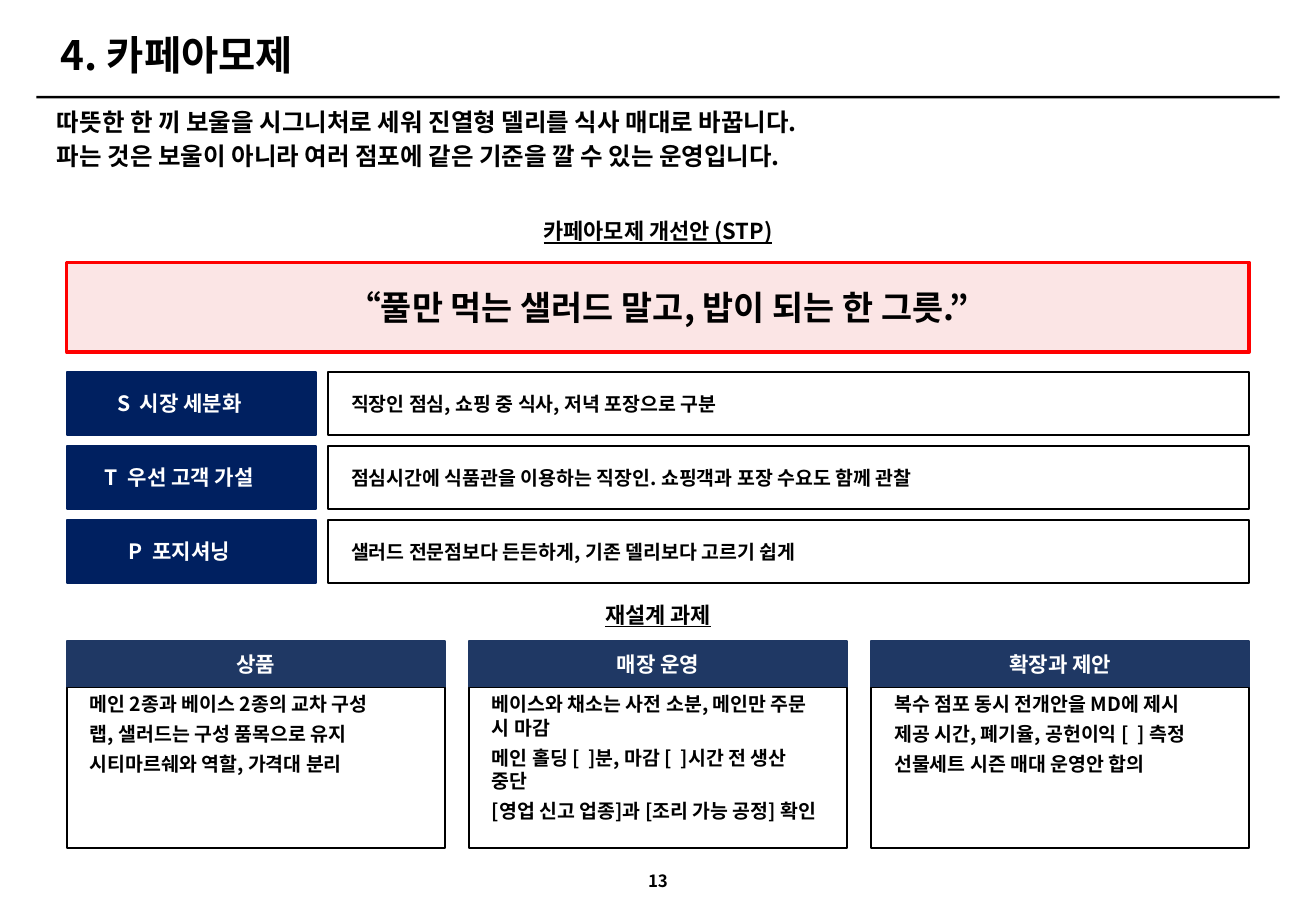
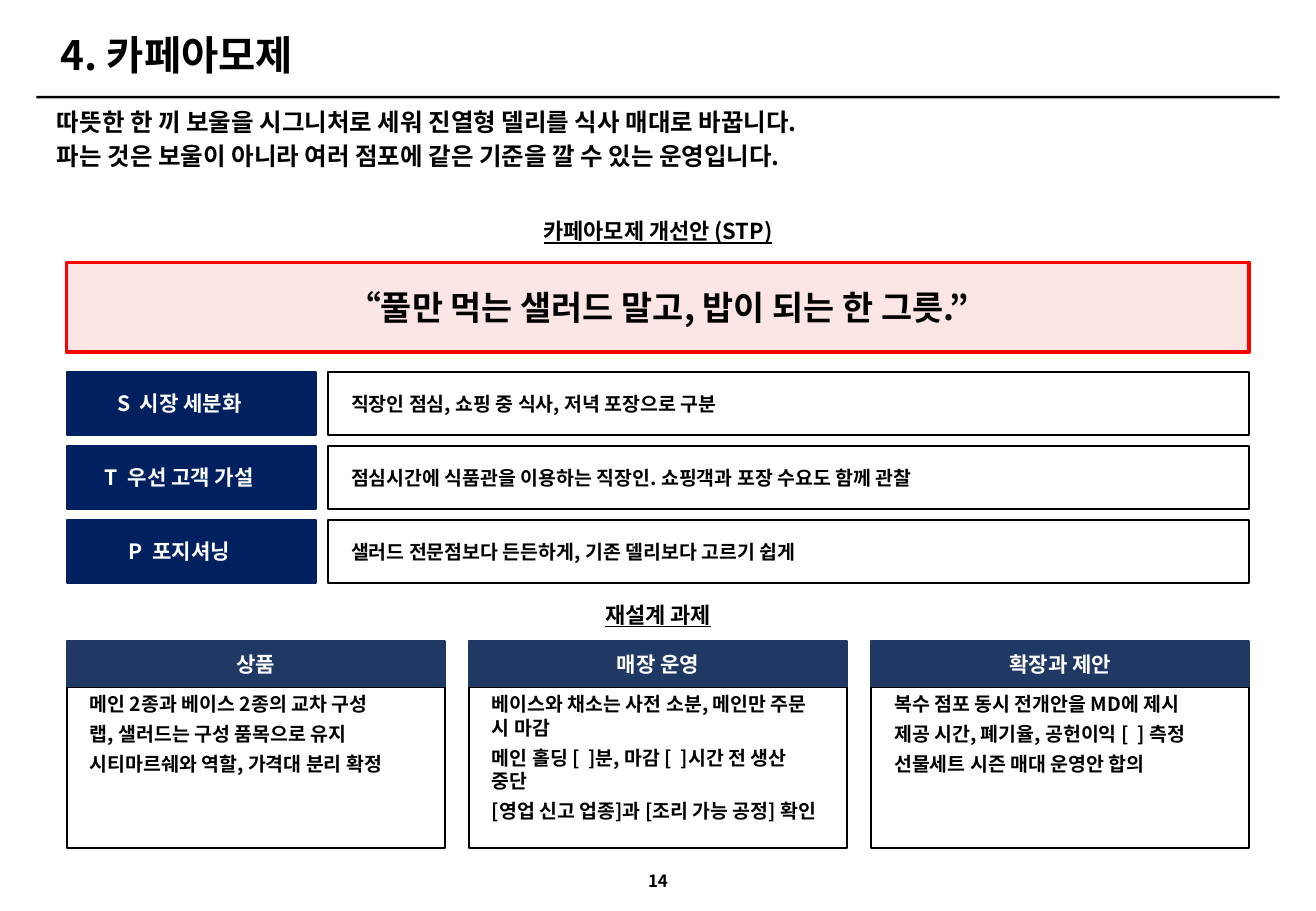
Before and after one commit to grandnim-wq/Claude, a slide deck: slide 14 of 아모제_3개브랜드_개선전략_v3.pptx (slide 13 before the commit). Drawn at 1316x911 pixels with LibreOffice and Linux fonts; fonts in the diff are those of the drawing. Boxes give left, top, right and bottom in pixels: in the first picture for what was removed or moved away, otherwise in the second. Text is boxed around its words. In the diff, an @@ line names an element or a change of style, - is before the commit and + after.

```diff
--- a/아모제_3개브랜드_개선전략_v3.pptx
+++ b/아모제_3개브랜드_개선전략_v3.pptx
@@ text at [90,754,382,775]: text changed @@
-시티마르쉐와 역할, 가격대 분리
+시티마르쉐와 역할, 가격대 분리 확정
@@ page number at [648,874,668,887]: text changed @@
-13
+14
```
Also in this commit, not shown: 4 other slides changed, 1 slide added, 5 other files.
